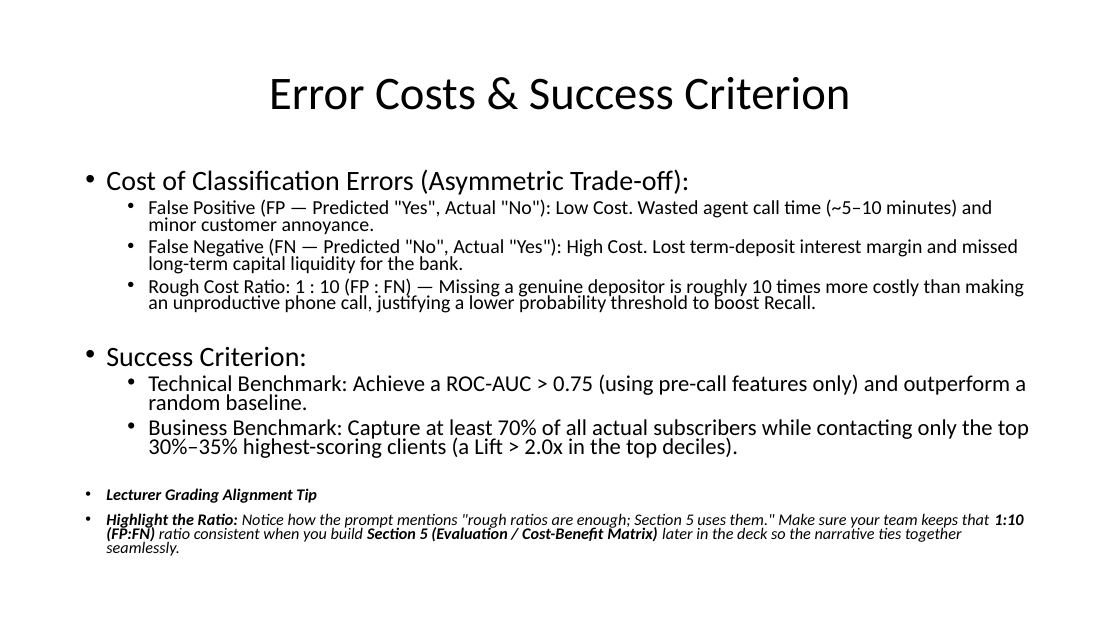
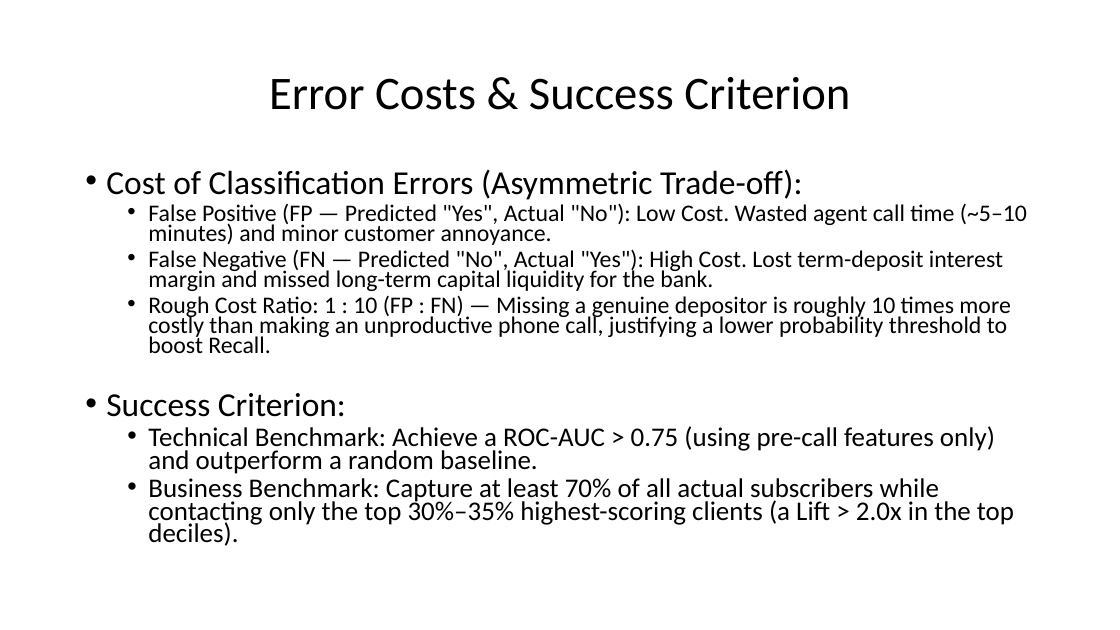
Before and after one commit to anoopungrd/sgh-advanced-analytics-big-data, a slide deck: slide 5 of semester-1/data-mining/project/documentation/Bank Marketing - Term Deposit Subscription.pptx. Drawn at 1120x630 pixels with LibreOffice and Linux fonts; fonts in the diff are those of the drawing. Boxes give left, top, right and bottom in pixels: in the first picture for what was removed or moved away, otherwise in the second. Text is boxed around its words. In the diff, an @@ line names an element or a change of style, - is before the commit and + after.

```diff
--- a/semester-1/data-mining/project/documentation/Bank Marketing - Term Deposit Subscription.pptx
+++ b/semester-1/data-mining/project/documentation/Bank Marketing - Term Deposit Subscription.pptx
@@ text "Cost of Classification Errors (Asymmetric ..." at <box>106,169,1027,546</box>: size 24 to 28.7 pt in "Cost of Classification Errors (Asymmetric Trade-off):", "Success Criterion:"; size 17.1 to 20.4 pt in "False Positive (FP — Predicted "Yes", Actual ...", "False Negative (FN — Predicted "No", Actual ...", "Rough Cost Ratio: 1 : 10 (FP ..."; size 19.4 to 23.1 pt in "Technical Benchmark: Achieve a ROC-AUC > 0.75 ...", "Business Benchmark: Capture at least 70% of ..." @@
@@ text at <box>106,488,1023,556</box>: paragraphs removed @@
-• Lecturer Grading Alignment Tip
-• Highlight the Ratio: Notice how the prompt mentions "rough ratios are enough; Section 5 uses them." Make sure your team keeps that 1:10 (FP:FN) ratio consistent when you build Section 5 (Evaluation / Cost-Benefit Matrix) later in the deck so the narrative ties together seamlessly.
```
Also in this commit, not shown: 2 other slides changed, 2 slides added, 3 other files.
